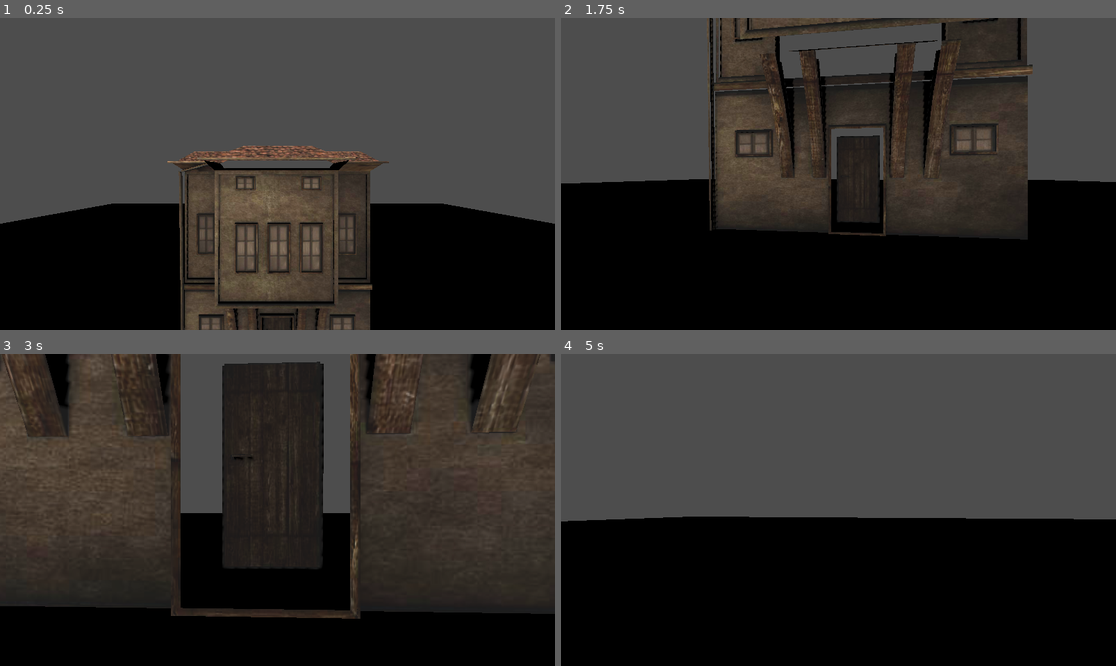
Above: before the commit, frames 1-4 (two rows, left to right).
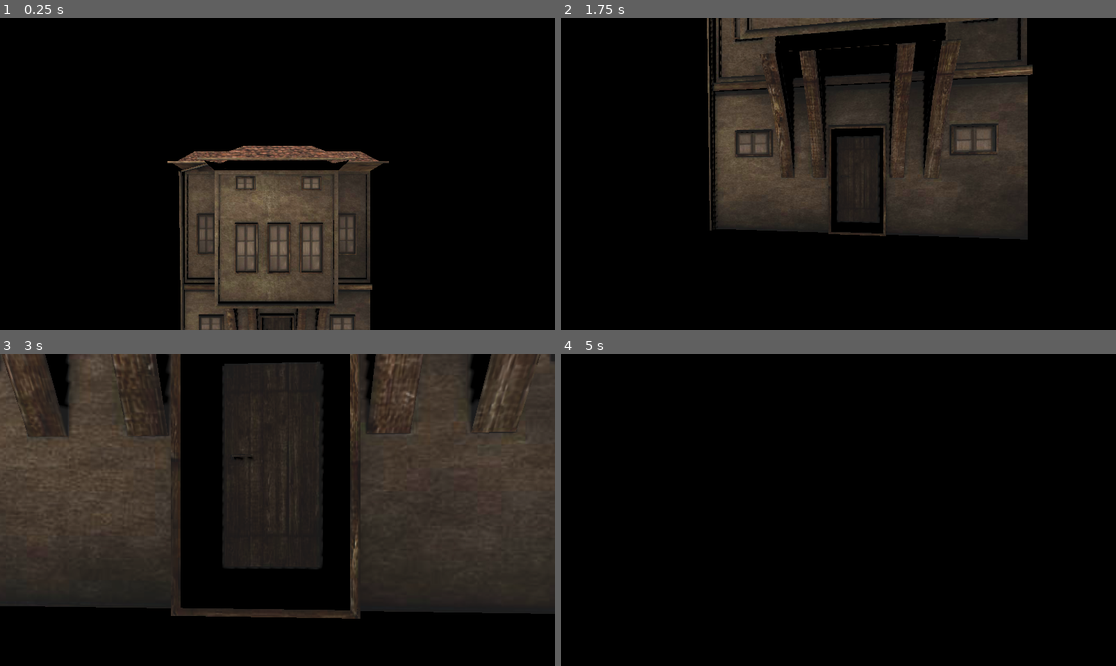
Above: after the commit, the same moments.

Repository: stoyse/Diddy-Neighborhood
Game: Godot game, scene res://world.tscn
The game is run twice, just before and just after one commit, with the same random seed, the same clock (stepped at 60 frames per second) and the same inputs. The engine's default icon, where the game draws it, is replaced by a stand-in: a white triangle on a blue panel in a dark square.
Inputs (mouse positions are in pixels of both pictures, inside the frame that each line leads up to):
- Up to frame 1 (0.25 s): no input
- Up to frame 2 (1.75 s): move the mouse to (866, 174) at 0.52 s; hold W (move_forward) from 0.53 s (still down); tap Space (jump) at 0.77, 1.52 s; move the mouse to (810, 174) at 1.27 s
- Up to frame 3 (3 s): keep holding W (move_forward); move the mouse to (288, 503) at 2.02 s; move the mouse to (271, 516) at 2.77 s
- Up to frame 4 (5 s): keep holding W (move_forward); tap Space (jump) at 3.02, 3.77, 4.52 s; move the mouse to (877, 513) at 3.52 s; tap Enter at 4.25 s; move the mouse to (794, 506) at 4.27 s

The runs differ from the first frame. In frame 1, 55% of the frame differs, in the area x 0-100%, y 0-66%; in frame 2, 26%; in frame 3, 6.8%; in frame 4, 53%.

Commit message:
Update world.tscn

Diff:
--- a/neighborhood-game/world.tscn
+++ b/neighborhood-game/world.tscn
@@ -6,6 +6,16 @@
 
 [sub_resource type="BoxShape3D" id="BoxShape3D_gv5m4"]
 size = Vector3(30.665, 1, 32.2057)
+
+[sub_resource type="PanoramaSkyMaterial" id="PanoramaSkyMaterial_tlwt5"]
+
+[sub_resource type="Sky" id="Sky_aqk2v"]
+sky_material = SubResource("PanoramaSkyMaterial_tlwt5")
+
+[sub_resource type="Environment" id="Environment_tlwt5"]
+background_mode = 2
+background_color = Color(0, 0, 0.74902, 1)
+sky = SubResource("Sky_aqk2v")
 
 [node name="World" type="Node3D"]
 
@@ -30,3 +40,6 @@
 [node name="DirectionalLight3D" type="DirectionalLight3D" parent="."]
 transform = Transform3D(-0.239059, 0.971005, 0, -0.971005, -0.239059, 0, 0, 0, 1, 0, 16.3069, 0)
 shadow_enabled = true
+
+[node name="WorldEnvironment" type="WorldEnvironment" parent="."]
+environment = SubResource("Environment_tlwt5")
Not shown: 1 places in neighborhood-game/world.tscn that only renumber resources
